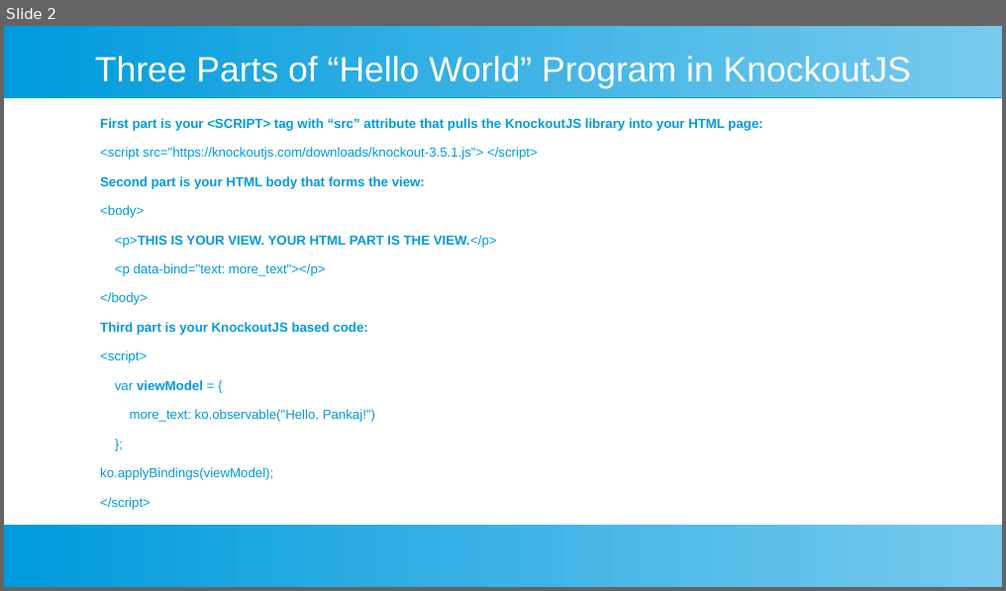
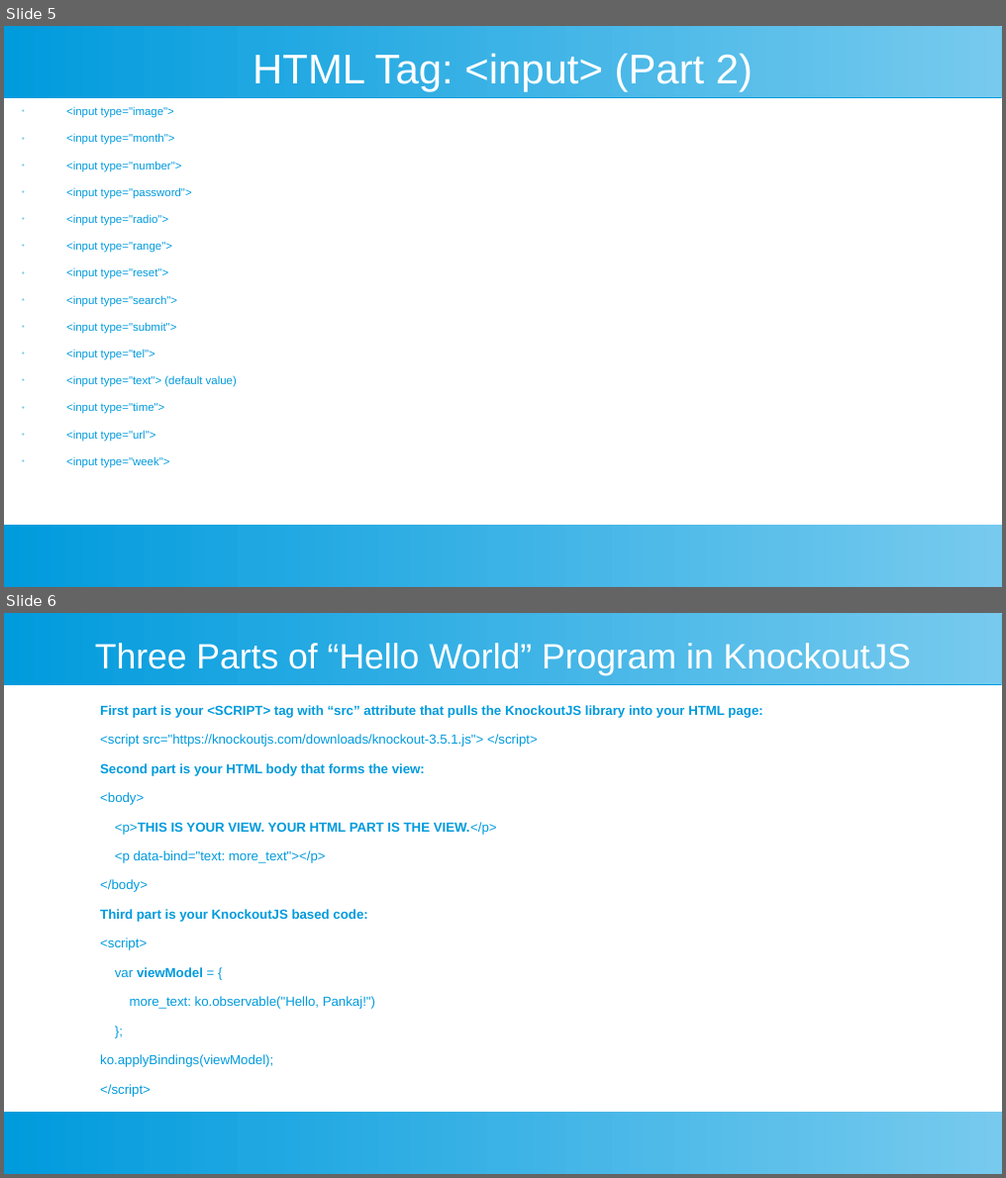
Before and after one commit to ashishjain1547/public_lessons_in_javascript, a slide deck: 5_Introduction to KnockoutJS/KnockoutJS.odp. Shown one above the other, each under a label of ours: slide 2 before the commit, slides 5 and 6 after it. The pictures are 1006x591 and 1006x1178 pixels, drawn with LibreOffice and Linux fonts; fonts in the diff are those of the drawing. Boxes give left, top, right and bottom in pixels: in the first picture for what was removed or moved away, otherwise in the second. Text is boxed around its words. In the diff, an @@ line names an element or a change of style, - is before the commit and + after.

```diff
--- a/5_Introduction to KnockoutJS/KnockoutJS.odp
+++ b/5_Introduction to KnockoutJS/KnockoutJS.odp
@@ slide 5 added at [4,26,1002,587], background #FFFFFF; not listed: 2 template elements that a slide beside it also shows @@
@@ title added at [252,53,752,92], 33 pt, text #FFFFFF @@
+HTML Tag: <input> (Part 2)
@@ text added at [66,106,237,469], 9 pt, text #009BDD @@
+● <input type="image">
+● <input type="month">
+● <input type="number">
+● <input type="password">
+● <input type="radio">
+● <input type="range">
+● <input type="reset">
+● <input type="search">
+● <input type="submit">
+● <input type="tel">
+● <input type="text"> (default value)
+● <input type="time">
+● <input type="url">
+● <input type="week">
@@ what was slide 2 is now slide 6 @@
```
Also in this commit, not shown: 2 slides changed, 4 other slides added.
